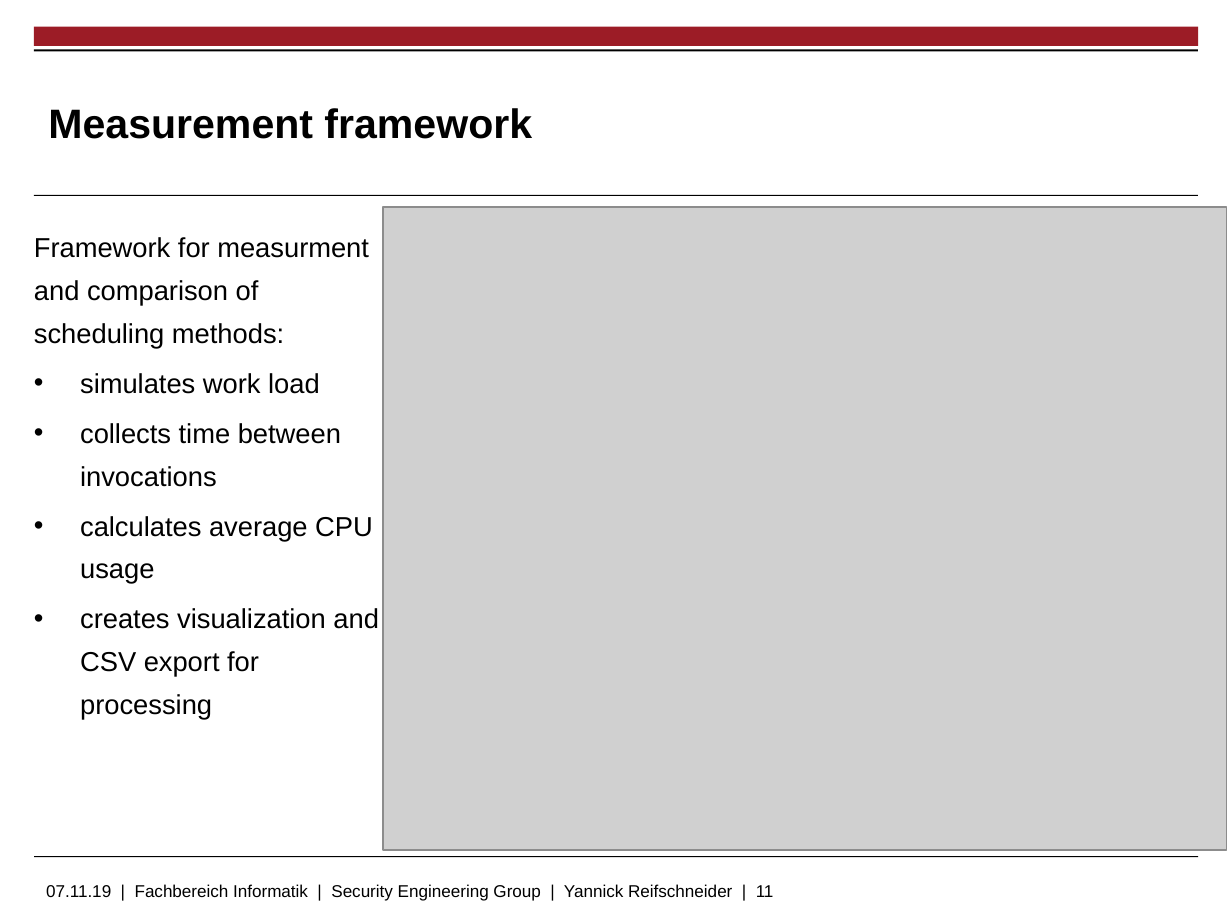
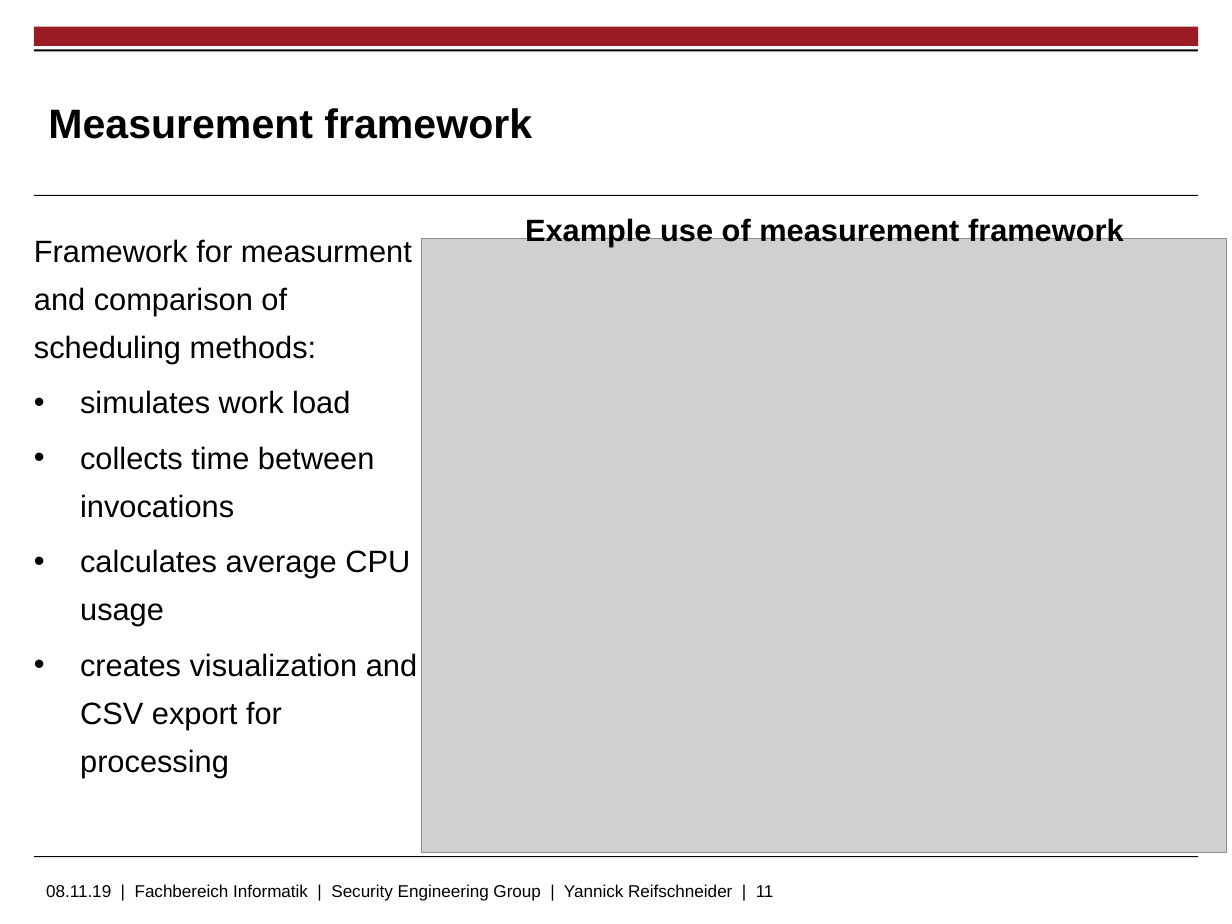
Before and after one commit to skidr0w/background-execution, a slide deck: slide 11 of thesis/slides.pptx. Drawn at 1232x924 pixels with LibreOffice and Linux fonts; fonts in the diff are those of the drawing; grey boxes stand for pictures; background and template pictures are left out. Boxes give left, top, right and bottom in pixels: in the first picture for what was removed or moved away, otherwise in the second. Text is boxed around its words. In the diff, an @@ line names an element or a change of style, - is before the commit and + after.

```diff
--- a/thesis/slides.pptx
+++ b/thesis/slides.pptx
@@ text "Framework for measurment and comparison ..." at (x1=34, y1=239, x2=417, y2=777): size 16 to 18 pt @@
@@ picture resized from (x1=383, y1=207, x2=1227, y2=850) to (x1=421, y1=239, x2=1227, y2=853) @@
@@ text added at (x1=525, y1=216, x2=1124, y2=246), 18 pt, text #000000, bold @@
+Example use of measurement framework
@@ text at (x1=46, y1=884, x2=774, y2=901): text changed @@
-07.11.19 | Fachbereich Informatik | Security Engineering Group | Yannick Reifschneider | 11
+08.11.19 | Fachbereich Informatik | Security Engineering Group | Yannick Reifschneider | 11
```
Also in this commit, not shown: 17 other slides changed, 2 slides added, 3 slides removed.
